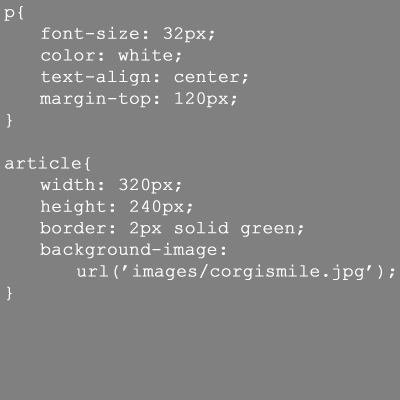
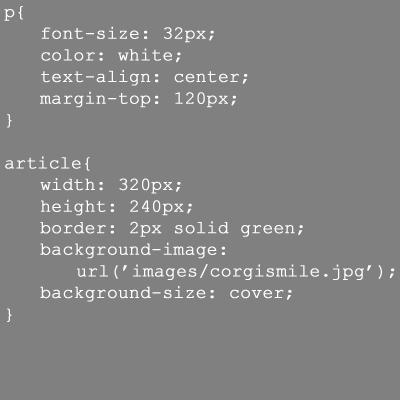
The second w=400, h=400 image is a revision of the first. Changes to its layers:
painted on "p{ font-size: 32px; color: white; text-align: center; margi" over [7, 286, 292, 322]
